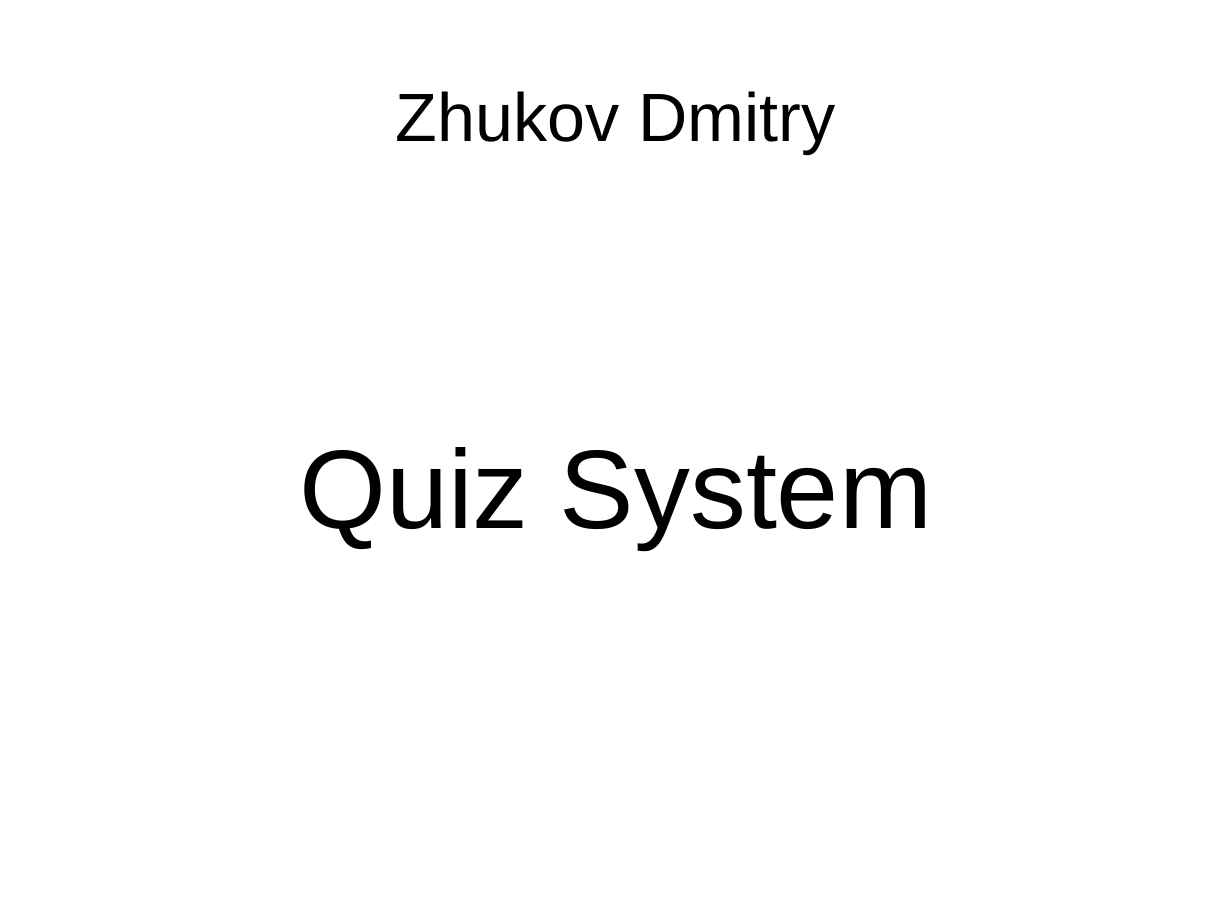
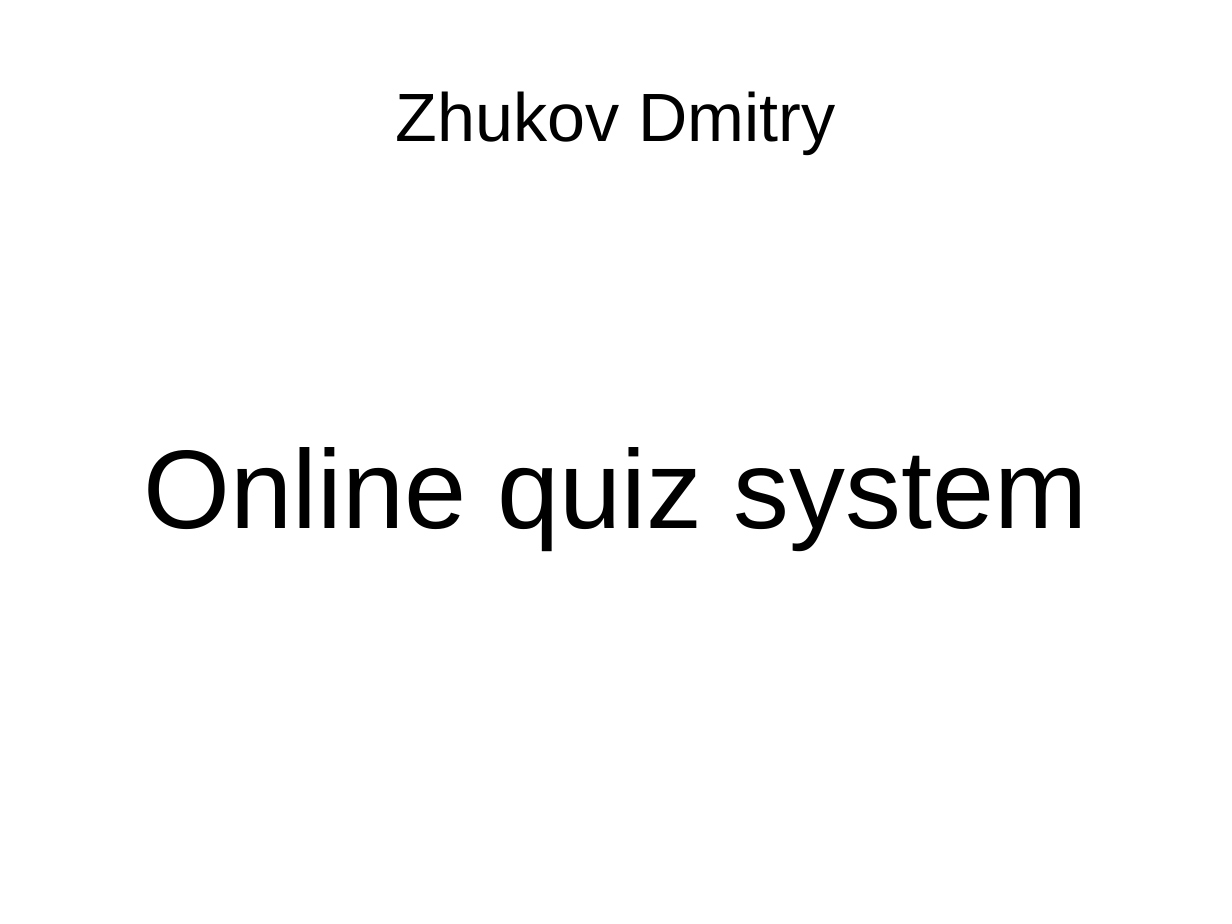
Before and after one commit to riaval/QuizTest, a slide deck: slide 1 of Presentation.odp. Drawn at 1232x924 pixels with LibreOffice and Linux fonts; fonts in the diff are those of the drawing. Boxes give left, top, right and bottom in pixels: in the first picture for what was removed or moved away, otherwise in the second. Text is boxed around its words. In the diff, an @@ line names an element or a change of style, - is before the commit and + after.

Commit message:
presentation

```diff
--- a/Presentation.odp
+++ b/Presentation.odp
@@ subtitle at [144, 447, 1088, 549]: text changed @@
-Quiz System
+Online quiz system
```
Also in this commit, not shown: 1 other slide changed, 2 slides added, 6 other files.
